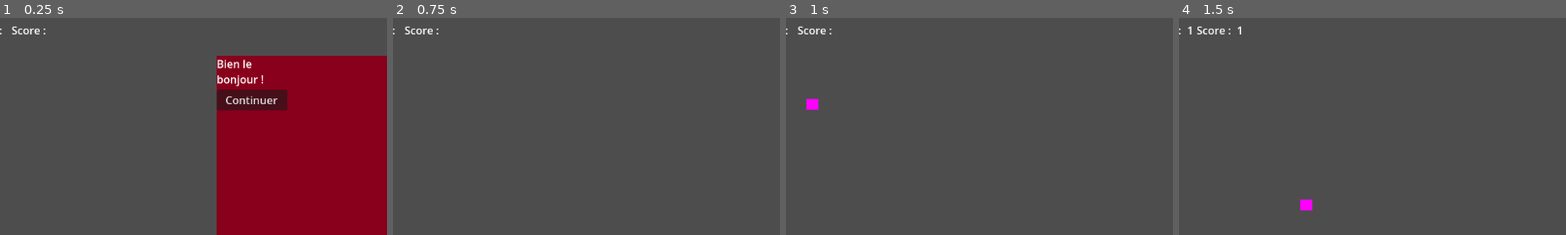
Above: before the commit, frames 1-4 (left to right).
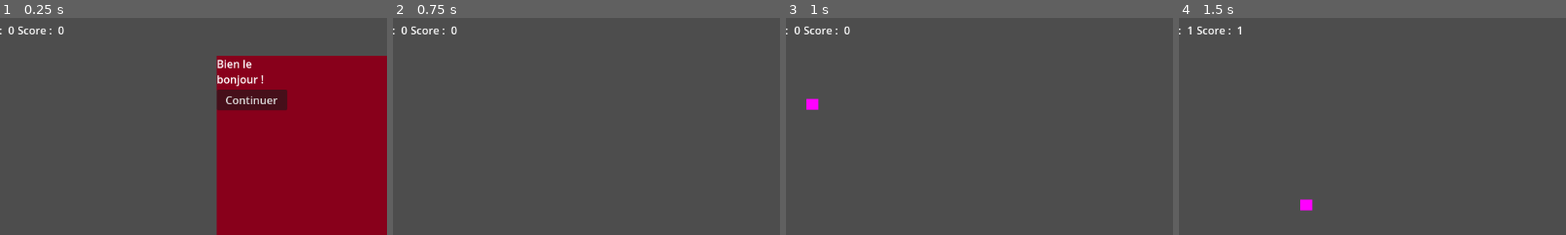
Above: after the commit, the same moments.

Repository: Niksune/Baby-Evolve-Minigame
Game: Godot game, scene res://Scenes/Game/Game.tscn
The game is run twice, just before and just after one commit, with the same random seed, the same clock (stepped at 60 frames per second) and the same inputs.
Inputs:
- Up to frame 1 (0.25 s): no input
- Up to frame 2 (0.75 s): click "Continuer" at 0.5 s
- Up to frame 3 (1 s): no input
- Up to frame 4 (1.5 s): hold Space (espace) from 1.28 s (still down)
The pictures show only the part of the screen within x 8-58%, y 0-50%; the shares and areas given below are measured in that part.

The runs differ from the first frame. In frame 1, 0.3% of the frame differs, in the area x 2-17%, y 3-8%; in frame 2, 0.3%; in frame 3, 0.3%; in frame 4, nothing differs.

Commit message:
Intialize UI score at 0

Diff:
--- a/Scenes/Game/Game.gd
+++ b/Scenes/Game/Game.gd
@@ -37,7 +37,7 @@
 
 # Called when the node enters the scene tree for the first time.
 func _ready():
-	pass
+	add_points(0)
 
 
 # Called every frame. 'delta' is the elapsed time since the previous frame.
